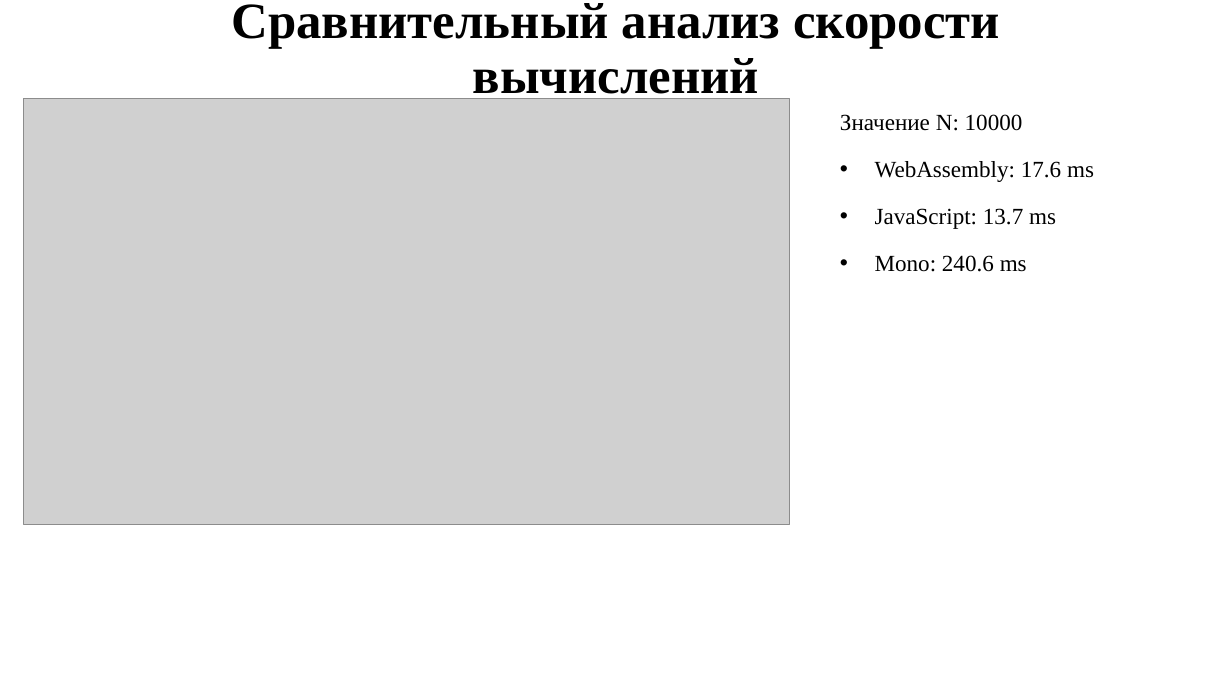
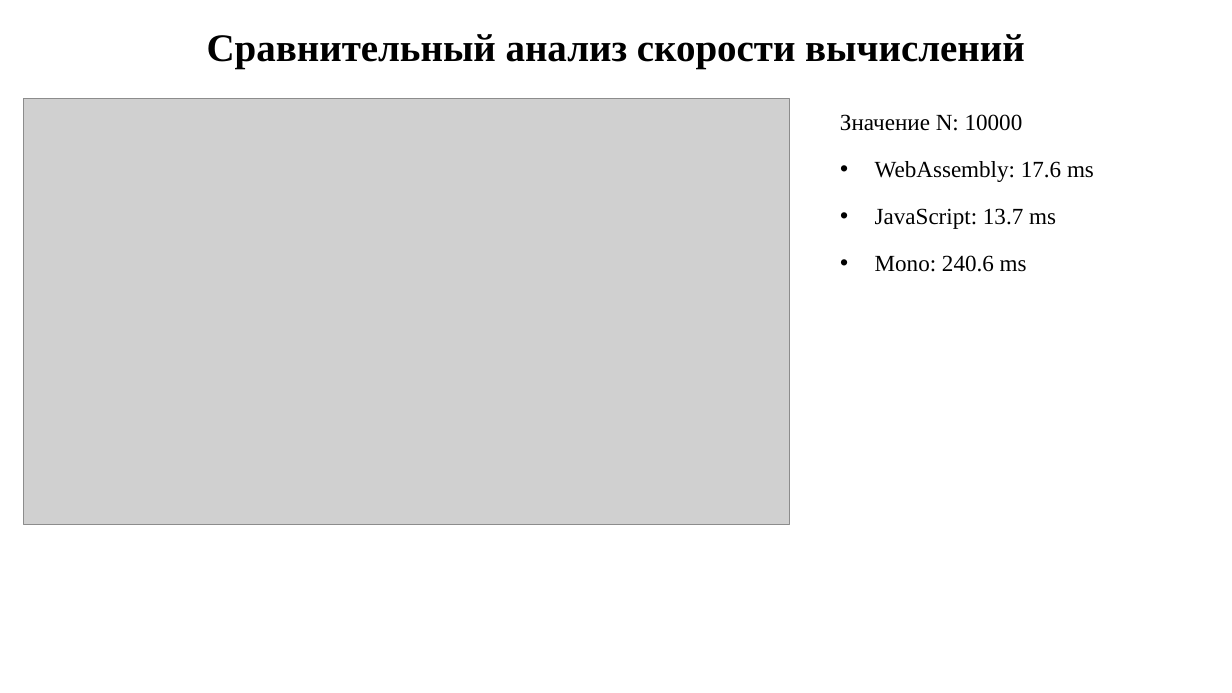
Before and after one commit to SWATOPLUS/il2wasm, a slide deck: slide 4 of report/Presentation.pptx. Drawn at 1232x693 pixels with LibreOffice and Linux fonts; fonts in the diff are those of the drawing; grey boxes stand for pictures. Boxes give left, top, right and bottom in pixels: in the first picture for what was removed or moved away, otherwise in the second. Text is boxed around its words. In the diff, an @@ line names an element or a change of style, - is before the commit and + after.

```diff
--- a/report/Presentation.pptx
+++ b/report/Presentation.pptx
@@ text "Сравнительный анализ скорости вычислений" at bbox=[207, 34, 1025, 69]: size 39.6 to 30.4 pt @@
@@ text "Значение N: 10000" at bbox=[840, 114, 1094, 272]: indent changed @@
```
Also in this commit, not shown: 7 other slides changed.
